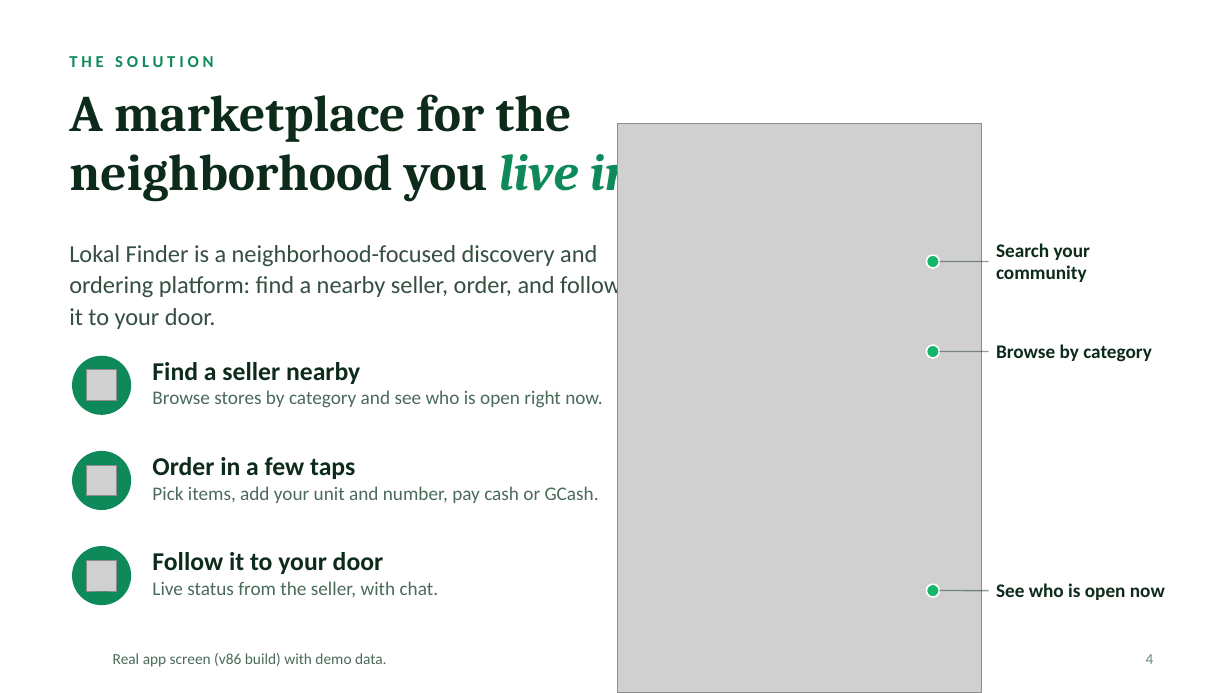
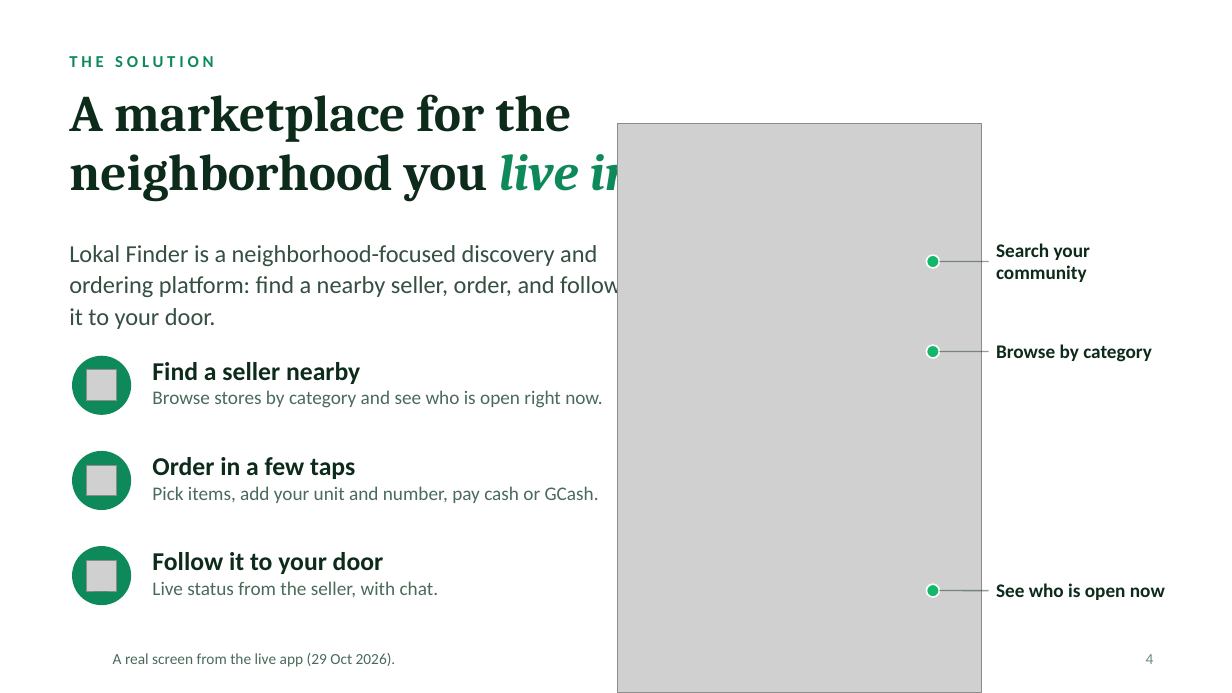
Before and after one commit to norrisgabrielfontanilla-cell/lokalfinder, a slide deck: slide 4 of presentation/Lokal_Finder_Premium_Presentation.pptx. Drawn at 1232x693 pixels with LibreOffice and Linux fonts; fonts in the diff are those of the drawing; grey boxes stand for pictures; background and template pictures are left out. Boxes give left, top, right and bottom in pixels: in the first picture for what was removed or moved away, otherwise in the second. Text is boxed around its words. In the diff, an @@ line names an element or a change of style, - is before the commit and + after.

```diff
--- a/presentation/Lokal_Finder_Premium_Presentation.pptx
+++ b/presentation/Lokal_Finder_Premium_Presentation.pptx
@@ text at (x1=113, y1=653, x2=396, y2=667): text changed @@
-Real app screen (v86 build) with demo data.
+A real screen from the live app (29 Oct 2026).
```
Also in this commit, not shown: 2 other slides changed, 1 slide added, 37 other files.
